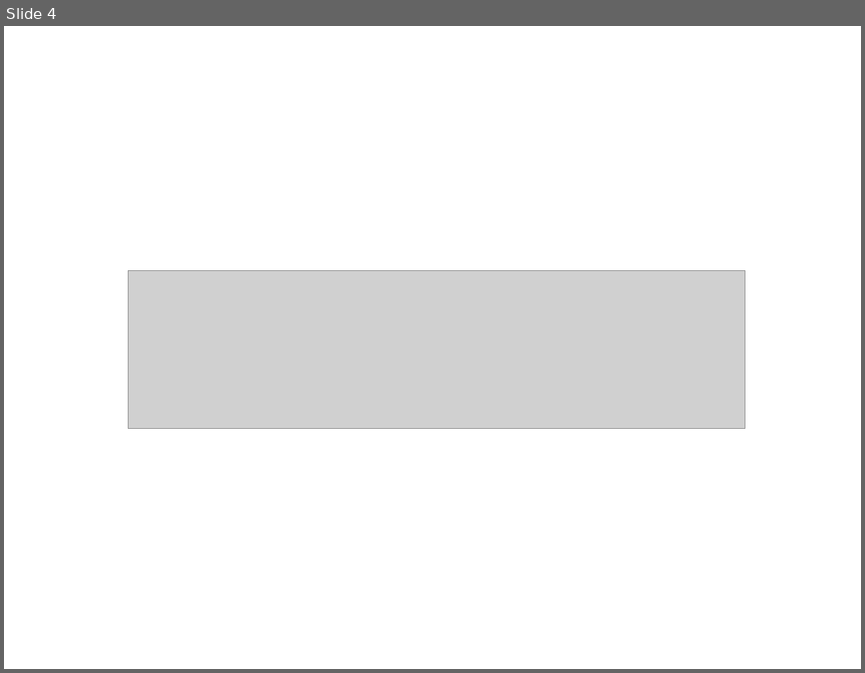
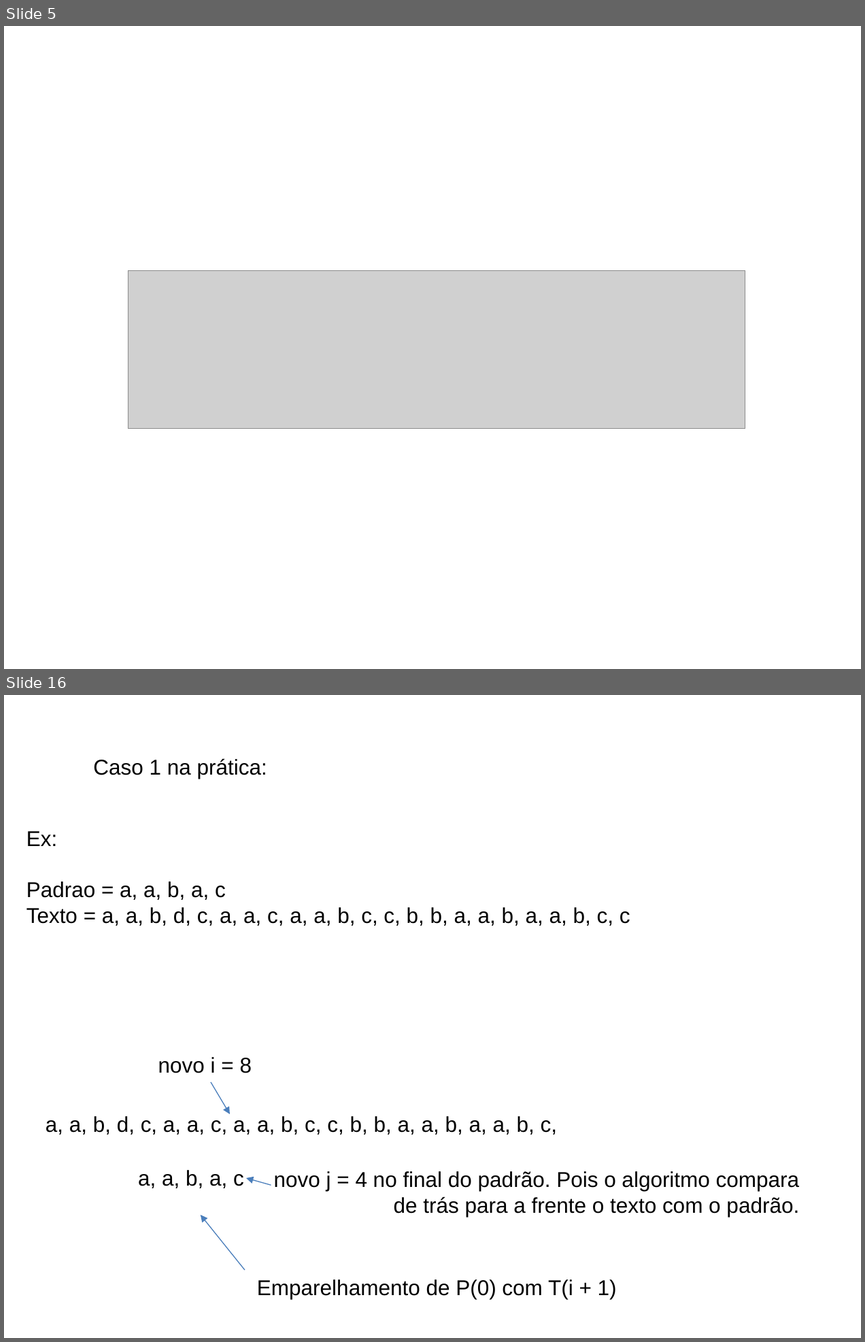
Before and after one commit to BartoAlheiros/Projeto-PAA, a slide deck: PAA 2a Oficina.pptx. Shown one above the other, each under a label of ours: slide 4 before the commit, slides 5 and 16 after it; the slides between them are not shown. The pictures are 865x673 and 865x1342 pixels, drawn with LibreOffice and Linux fonts; fonts in the diff are those of the drawing; grey boxes stand for pictures; background and template pictures are left out. Boxes give left, top, right and bottom in pixels: in the first picture for what was removed or moved away, otherwise in the second. Text is boxed around its words. In the diff, an @@ line names an element or a change of style, - is before the commit and + after.

Commit message:
Caso 2 (em construção)

```diff
--- a/PAA 2a Oficina.pptx
+++ b/PAA 2a Oficina.pptx
@@ slide 16 added at bbox=[4, 695, 861, 1338], background picture (left out) @@
@@ text added at bbox=[93, 758, 267, 779], 18 pt, text #000000 @@
+Caso 1 na prática:
@@ text added at bbox=[26, 831, 630, 926], 18 pt, text #000000 @@
+Ex:
+Padrao = a, a, b, a, c
+Texto = a, a, b, d, c, a, a, c, a, a, b, c, c, b, b, a, a, b, a, a, b, c, c
@@ text added at bbox=[158, 1057, 252, 1073], 18 pt, text #000000 @@
+novo i = 8
@@ arrow added from (211, 1083) to (229, 1114), #4B7EBC 0.75 pt @@
@@ text added at bbox=[45, 1116, 557, 1134], 18 pt, text #000000 @@
+a, a, b, d, c, a, a, c, a, a, b, c, c, b, b, a, a, b, a, a, b, c,
@@ text added at bbox=[138, 1170, 244, 1188], 18 pt, text #000000 @@
+a, a, b, a, c
@@ arrow added from (271, 1185) to (247, 1177), #4B7EBC 0.75 pt @@
@@ text added at bbox=[274, 1171, 800, 1217], 18 pt, text #000000 @@
+novo j = 4 no final do padrão. Pois o algoritmo compara
+de trás para a frente o texto com o padrão.
@@ arrow added from (245, 1270) to (201, 1215), #4B7EBC 0.75 pt @@
@@ text added at bbox=[257, 1279, 617, 1299], 18 pt, text #000000 @@
+Emparelhamento de P(0) com T(i + 1)
@@ what was slide 4 is now slide 5 @@
```
Also in this commit, not shown: 3 slides changed, 12 other slides added, 3 slides removed, 2 other files.
